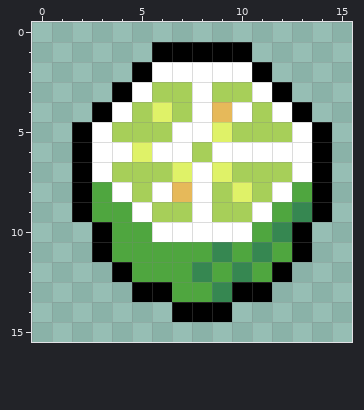
Two versions of one pixel-art file, src/assets/items/citron.aseprite. Above: the version before the commit.
16x16 pixels, 1 frame.
The result:
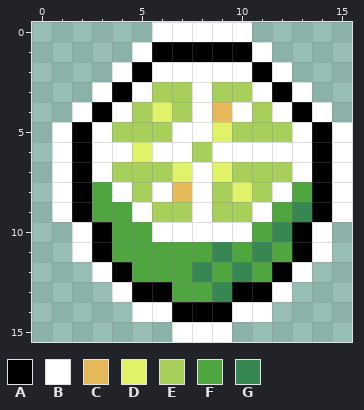
Palette (. is transparent): A #000000  B #ffffff  C #e6b95a  D #dff268  E #a7cf59  F #4fa63f  G #368751
Changes in this commit:
--- layer "Layer 2"
@@ x 0..15 @@
- 0 ................
- 1 ......AAAAA.....
- 2 .....ABBBBBA....
- 3 ....ABEEBEEBA...
- 4 ...ABEDEBCBEBA..
- 5 ..ABEEEBBDEEEBA.
- 6 ..ABBDBBEBBBBBA.
- 7 ..ABEEEDBDEEEBA.
- 8 ..AFBEBCBEDEBFA.
- 9 ..AFFBEEBEEBFGA.
-10 ...AFFBBBBBFGA..
-11 ...AFFFFFGFGFA..
-12 ....AFFFGFGFA...
-13 .....AAFFGAA....
-14 .......AAA......
-15 ................
+ 0 ......BBBBB.....
+ 1 .....BAAAAAB....
+ 2 ....BABBBBBAB...
+ 3 ...BABEEBEEBAB..
+ 4 ..BABEDEBCBEBAB.
+ 5 .BABEEEBBDEEEBAB
+ 6 .BABBDBBEBBBBBAB
+ 7 .BABEEEDBDEEEBAB
+ 8 .BAFBEBCBEDEBFAB
+ 9 .BAFFBEEBEEBFGAB
+10 ..BAFFBBBBBFGAB.
+11 ..BAFFFFFGFGFAB.
+12 ...BAFFFGFGFAB..
+13 ....BAAFFGAAB...
+14 .....BBAAABB....
+15 .......BBB......
